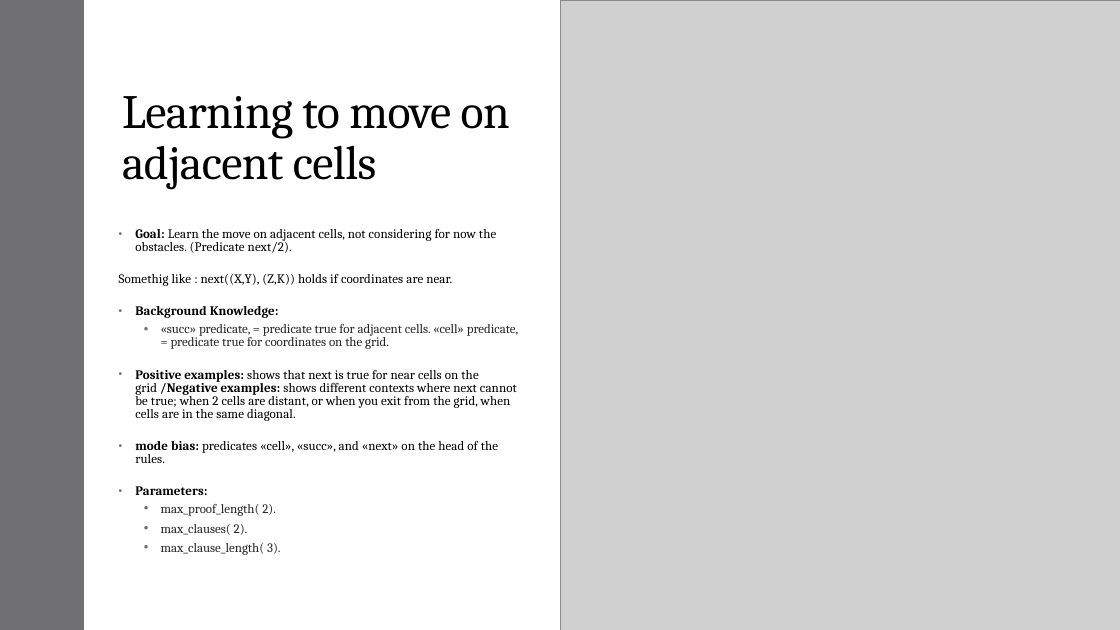
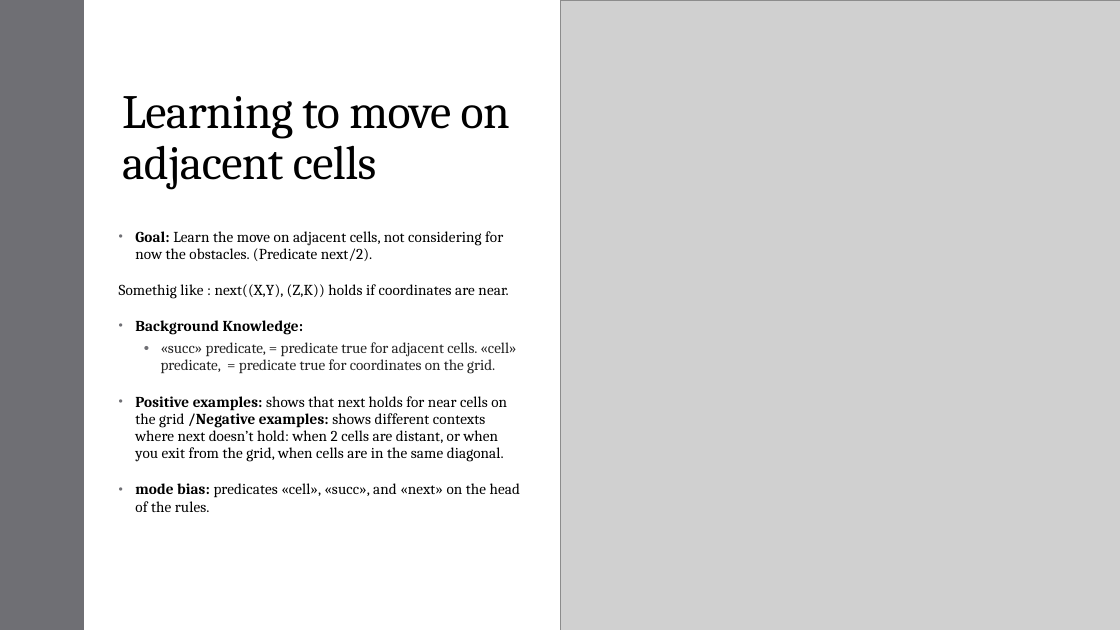
Before and after one commit to Alex-Dell1/ATAI_Maze_Project, a slide deck: slide 6 of ATAI_Presentation ILASP.pptx (slide 9 before the commit). Drawn at 1120x630 pixels with LibreOffice and Linux fonts; fonts in the diff are those of the drawing; grey boxes stand for pictures. Boxes give left, top, right and bottom in pixels: in the first picture for what was removed or moved away, otherwise in the second. Text is boxed around its words. In the diff, an @@ line names an element or a change of style, - is before the commit and + after.

```diff
--- a/ATAI_Presentation ILASP.pptx
+++ b/ATAI_Presentation ILASP.pptx
@@ text at (119,231,520,512): size 11.1 to 13 pt in "Goal: Learn the move on adjacent cells, ...", "Somethig like : next((X,Y), (Z,K)) holds if ...", "Background Knowledge:", "«succ» predicate, = predicate true for adjacent ..." and 1 more places; line spacing 0.85 to 0.95; line spacing 0.8 to 0.9 @@
@@ text at (135,396,507,462): text changed; size 11.1 to 13 pt @@
-• Positive examples: shows that next is true for near cells on the grid /Negative examples: shows different contexts where next cannot be true; when 2 cells are distant, or when you exit from the grid, when cells are in the same diagonal.
+• Positive examples: shows that next holds for near cells on the grid /Negative examples: shows different contexts where next doesn’t hold: when 2 cells are distant, or when you exit from the grid, when cells are in the same diagonal.
@@ text at (135,486,281,555): paragraphs removed @@
-• Parameters:
-  • max_proof_length( 2).
-  • max_clauses( 2).
-  • max_clause_length( 3).
```
Also in this commit, not shown: 4 other slides changed, 3 slides removed, 4 other files.
